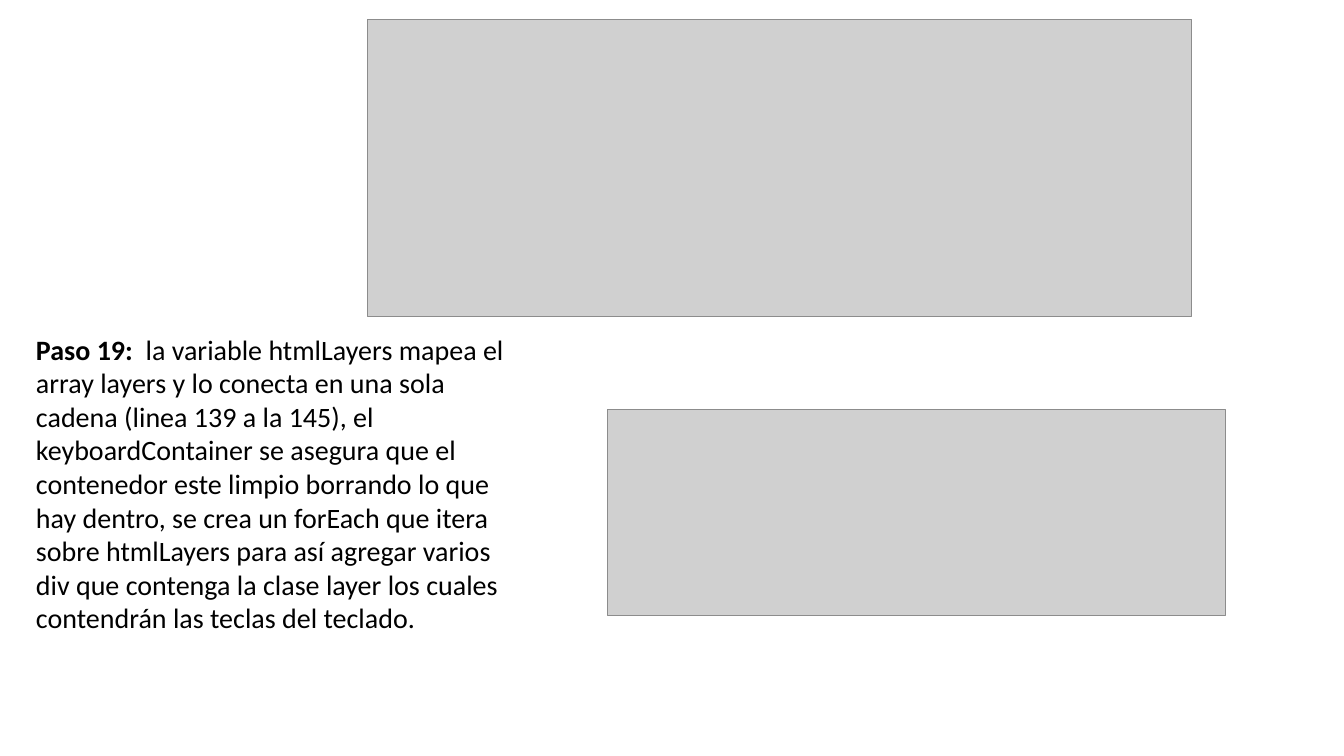
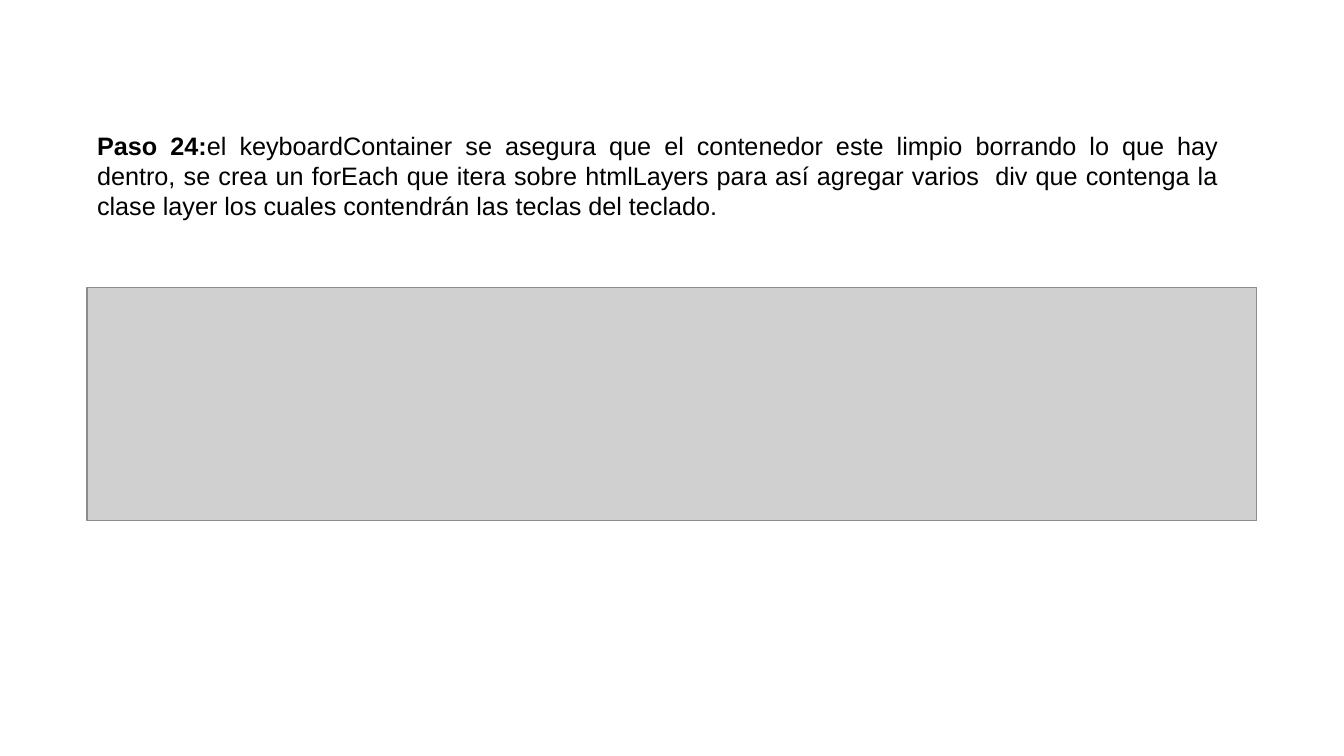
Before and after one commit to ADS02023/tecladoVirtual, a slide deck: slide 31 of Teclado.pptx (slide 27 before the commit). Drawn at 1344x756 pixels with LibreOffice and Linux fonts; fonts in the diff are those of the drawing; grey boxes stand for pictures; background and template pictures are left out. Boxes give left, top, right and bottom in pixels: in the first picture for what was removed or moved away, otherwise in the second. Text is boxed around its words. In the diff, an @@ line names an element or a change of style, - is before the commit and + after.

```diff
--- a/Teclado.pptx
+++ b/Teclado.pptx
@@ picture removed at bbox=[368, 19, 1193, 317] @@
@@ text at bbox=[97, 136, 1218, 221]: text changed; size 20 to 18 pt; font Calibri to Arial @@
-Paso 19: la variable htmlLayers mapea el array layers y lo conecta en una sola cadena (linea 139 a la 145), el keyboardContainer se asegura que el contenedor este limpio borrando lo que hay dentro, se crea un forEach que itera sobre htmlLayers para así agregar varios div que contenga la clase layer los cuales contendrán las teclas del teclado.
+Paso 24:el keyboardContainer se asegura que el contenedor este limpio borrando lo que hay dentro, se crea un forEach que itera sobre htmlLayers para así agregar varios div que contenga la clase layer los cuales contendrán las teclas del teclado.
@@ picture added at bbox=[87, 287, 1257, 521] @@
@@ picture removed at bbox=[607, 409, 1226, 615] @@
```
Also in this commit, not shown: 15 other slides changed, 14 slides added, 4 slides removed, 5 other files.
